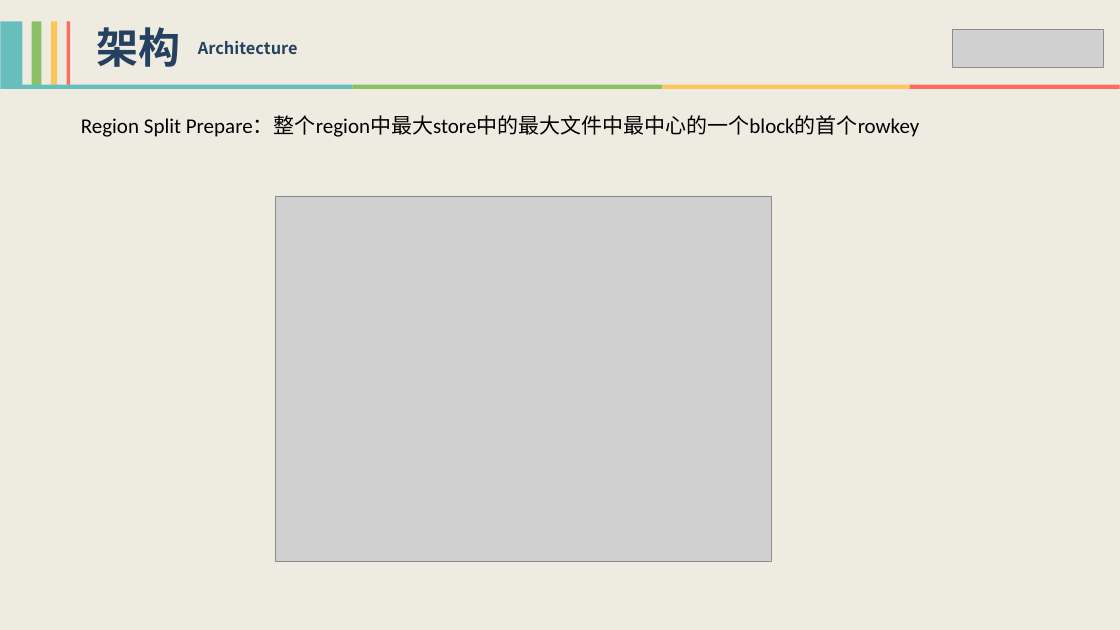
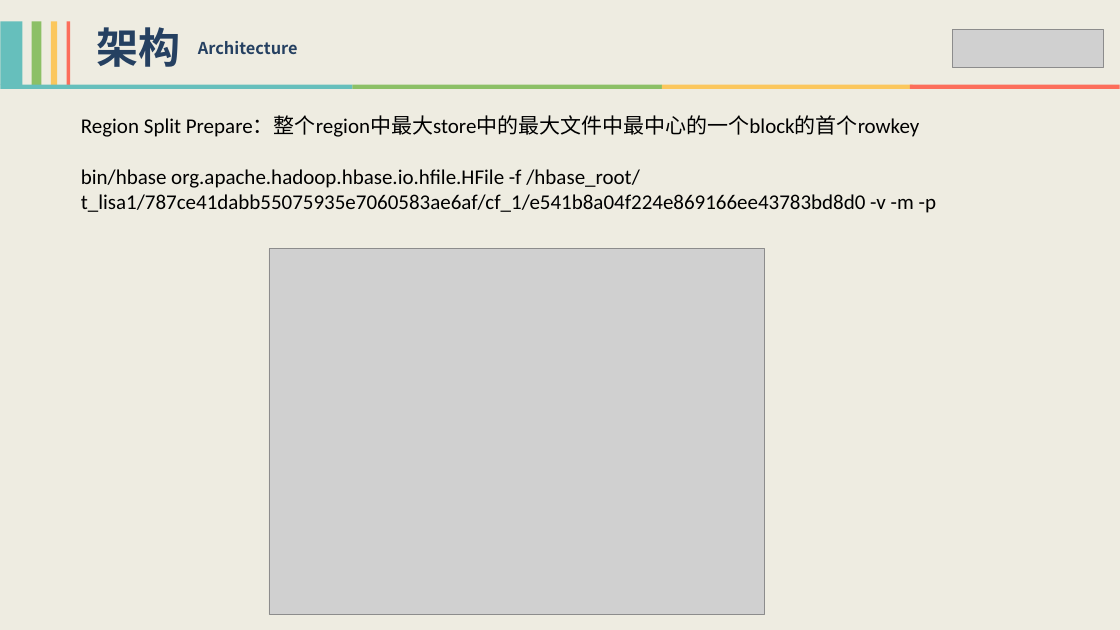
Before and after one commit to xiaoguoqiang/data, a slide deck: slide 25 of HBase技术分享-李强.pptx (slide 26 before the commit). Drawn at 1120x630 pixels with LibreOffice and Linux fonts; fonts in the diff are those of the drawing; grey boxes stand for pictures. Boxes give left, top, right and bottom in pixels: in the first picture for what was removed or moved away, otherwise in the second. Text is boxed around its words. In the diff, an @@ line names an element or a change of style, - is before the commit and + after.

```diff
--- a/HBase技术分享-李强.pptx
+++ b/HBase技术分享-李强.pptx
@@ text at (81, 169, 936, 213): paragraph added @@
+bin/hbase org.apache.hadoop.hbase.io.hfile.HFile -f /hbase_root/t_lisa1/787ce41dabb55075935e7060583ae6af/cf_1/e541b8a04f224e869166ee43783bd8d0 -v -m -p
@@ picture: place and size @@
-picture at (276, 196, 772, 561)
+picture at (269, 249, 764, 614)
```
Also in this commit, not shown: 6 other slides changed, 1 slide removed.
